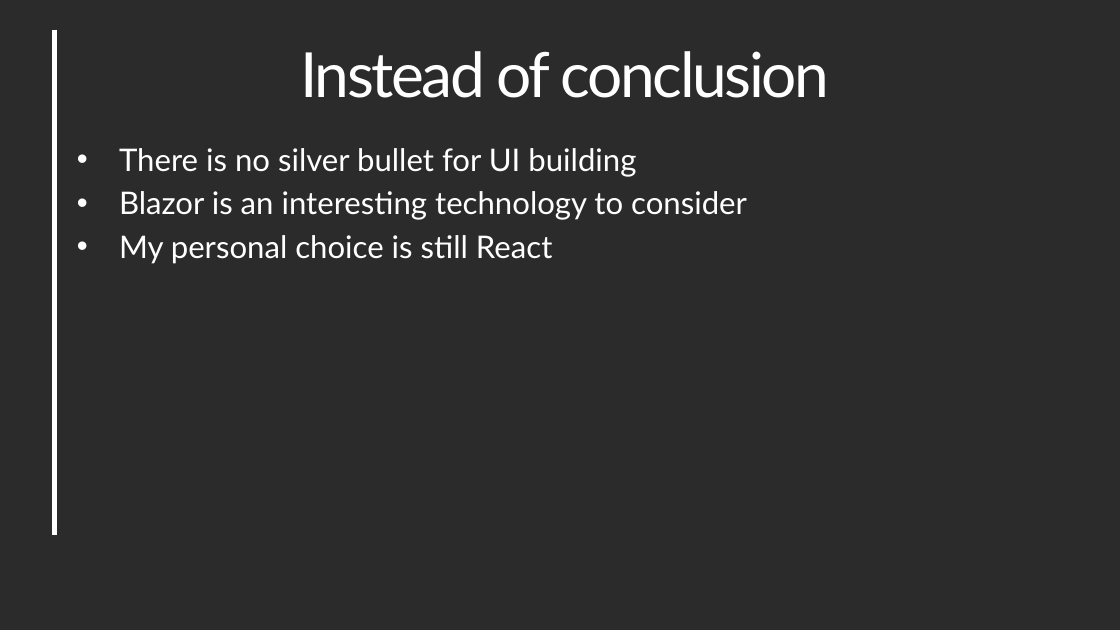
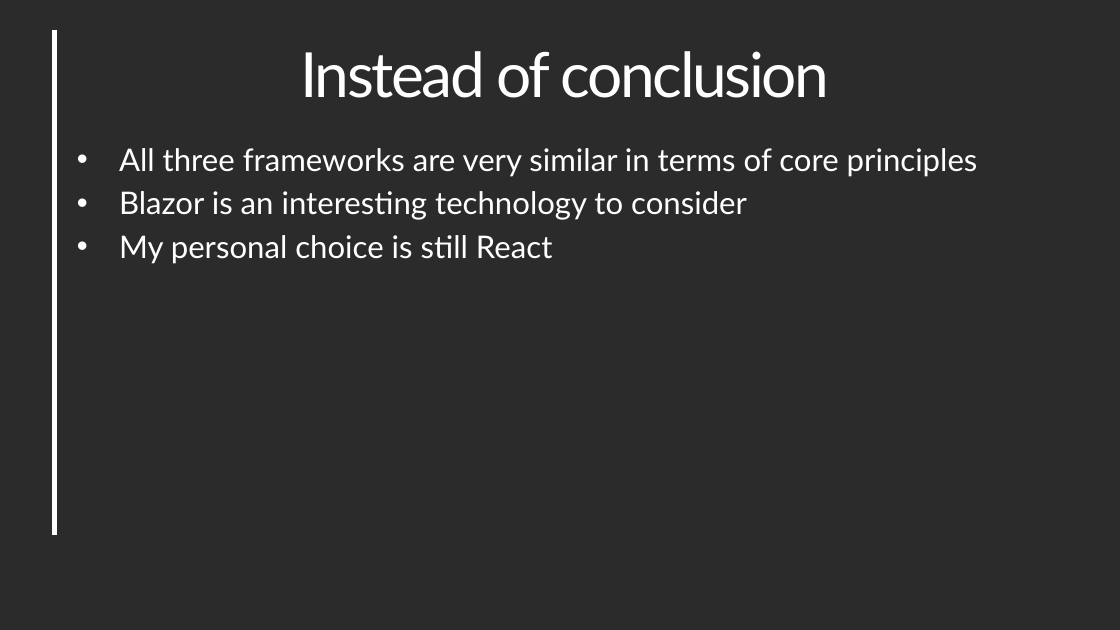
Before and after one commit to Werocky1502/ui-frameworks-comparison, a slide deck: slide 32 of Docs/Blazor VS React Vs Angular.pptx (slide 17 before the commit). Drawn at 1120x630 pixels with LibreOffice and Linux fonts; fonts in the diff are those of the drawing; background and template pictures are left out; a plain dark background stands for a picture behind light text. Boxes give left, top, right and bottom in pixels: in the first picture for what was removed or moved away, otherwise in the second. Text is boxed around its words. In the diff, an @@ line names an element or a change of style, - is before the commit and + after.

```diff
--- a/Docs/Blazor VS React Vs Angular.pptx
+++ b/Docs/Blazor VS React Vs Angular.pptx
@@ text at bbox=[119, 148, 978, 177]: text changed @@
-• There is no silver bullet for UI building
+• All three frameworks are very similar in terms of core principles
```
Also in this commit, not shown: 4 other slides changed, 16 slides added.
